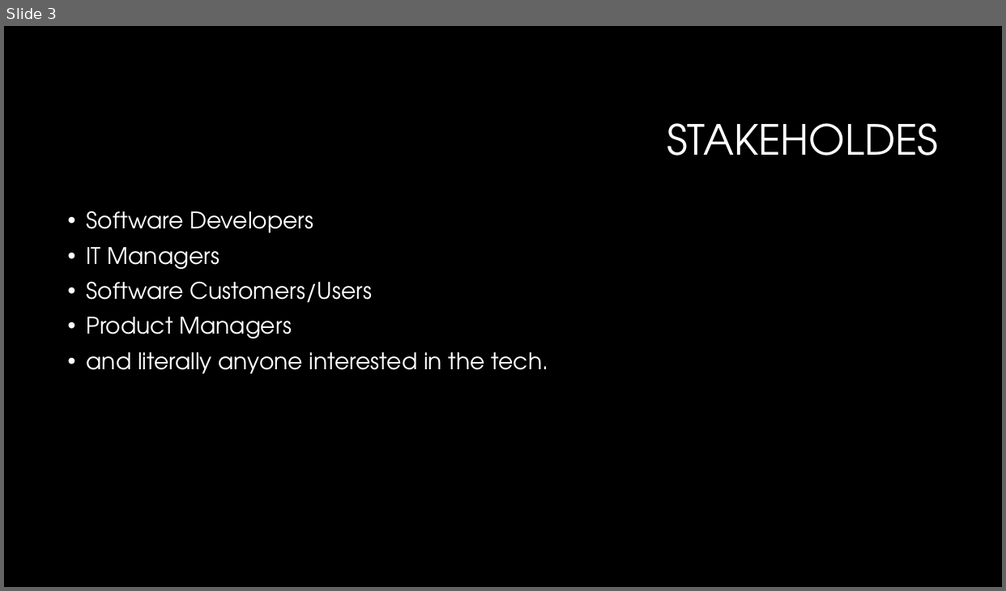
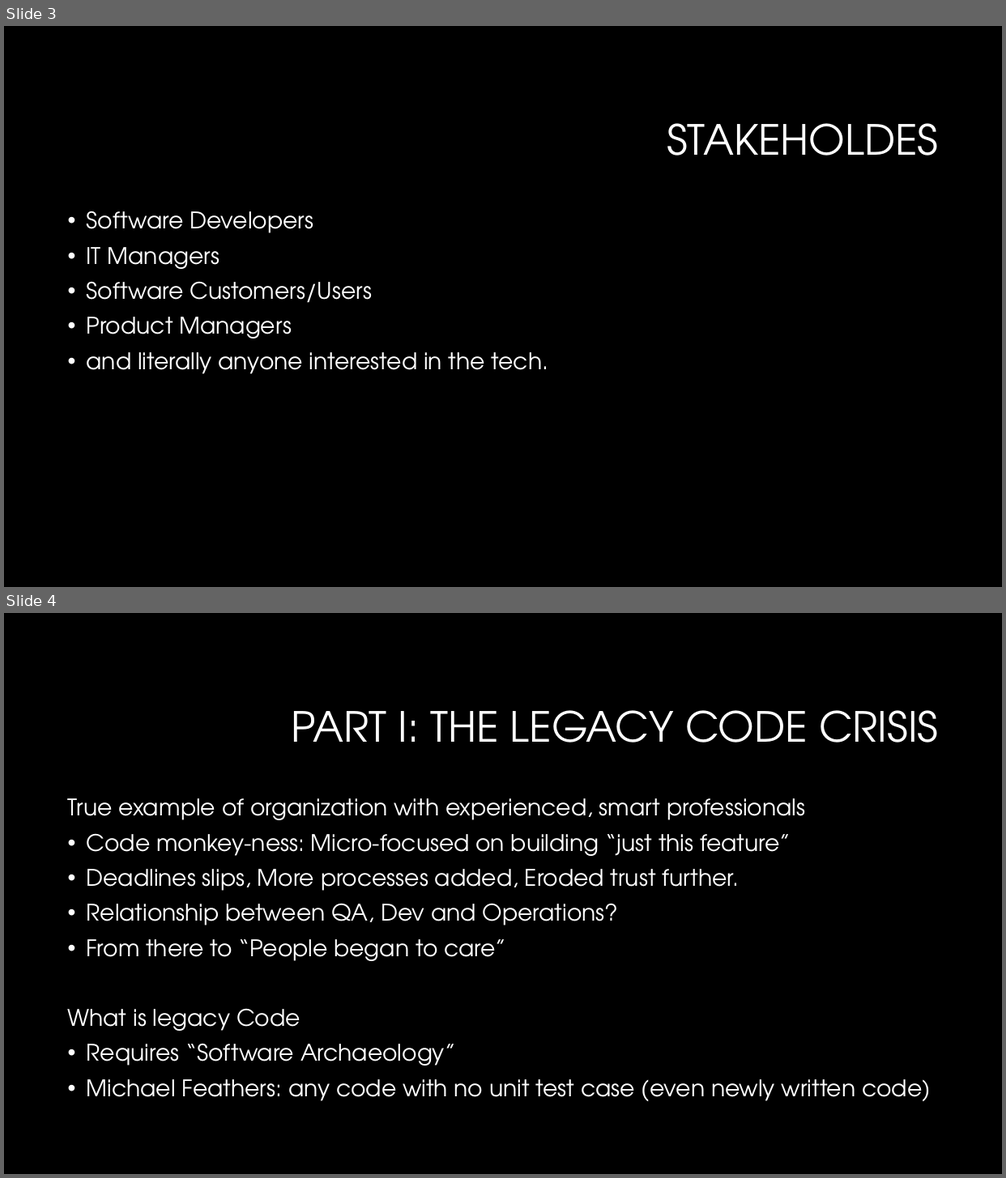
Before and after one commit to robin-carry/presentations, a slide deck: books/BeyondLegacyCode-TL;DR.pptx. Shown one above the other, each under a label of ours: slide 3 before the commit, slides 3 and 4 after it. The pictures are 1006x591 and 1006x1178 pixels, drawn with LibreOffice and Linux fonts; fonts in the diff are those of the drawing; background and template pictures are left out. Boxes give left, top, right and bottom in pixels: in the first picture for what was removed or moved away, otherwise in the second. Text is boxed around its words. In the diff, an @@ line names an element or a change of style, - is before the commit and + after.

Commit message:
Updating Beyond Legacy Code Part I

```diff
--- a/books/BeyondLegacyCode-TL;DR.pptx
+++ b/books/BeyondLegacyCode-TL;DR.pptx
@@ slide 4 added at bbox=[4, 613, 1002, 1174], background #000000 @@
@@ title added at bbox=[291, 710, 938, 743], 40 pt, text #FFFFFF @@
+PART I: THE LEGACY CODE CRISIS
@@ text added at bbox=[68, 798, 931, 1101], 22 pt, text #FFFFFF @@
+True example of organization with experienced, smart professionals
+• Code monkey-ness: Micro-focused on building “just this feature”
+• Deadlines slips, More processes added, Eroded trust further.
+• Relationship between QA, Dev and Operations?
+• From there to “People began to care”
+What is legacy Code
+• Requires “Software Archaeology”
+• Michael Feathers: any code with no unit test case (even newly written code)
```
Also in this commit, not shown: 1 other slide added.
